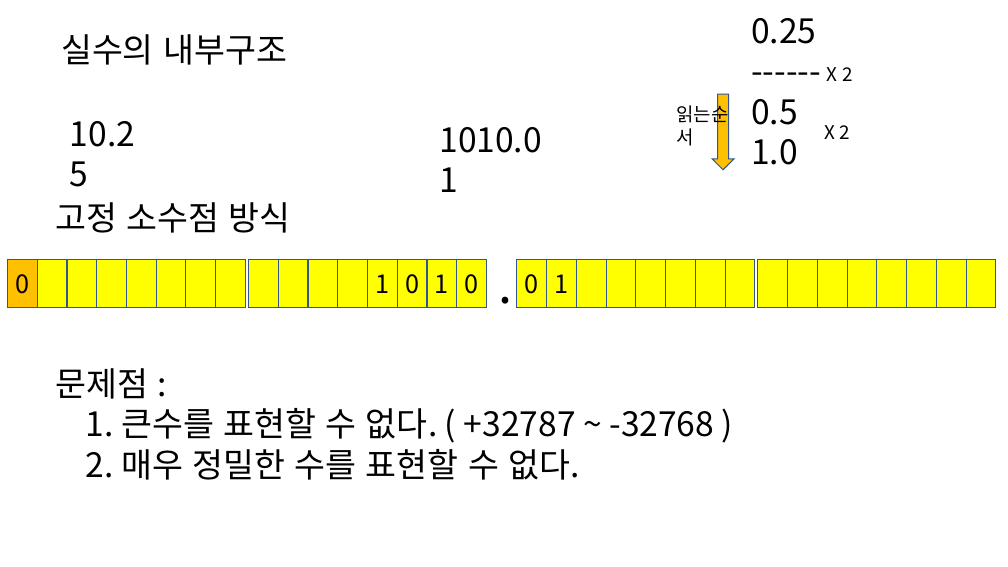
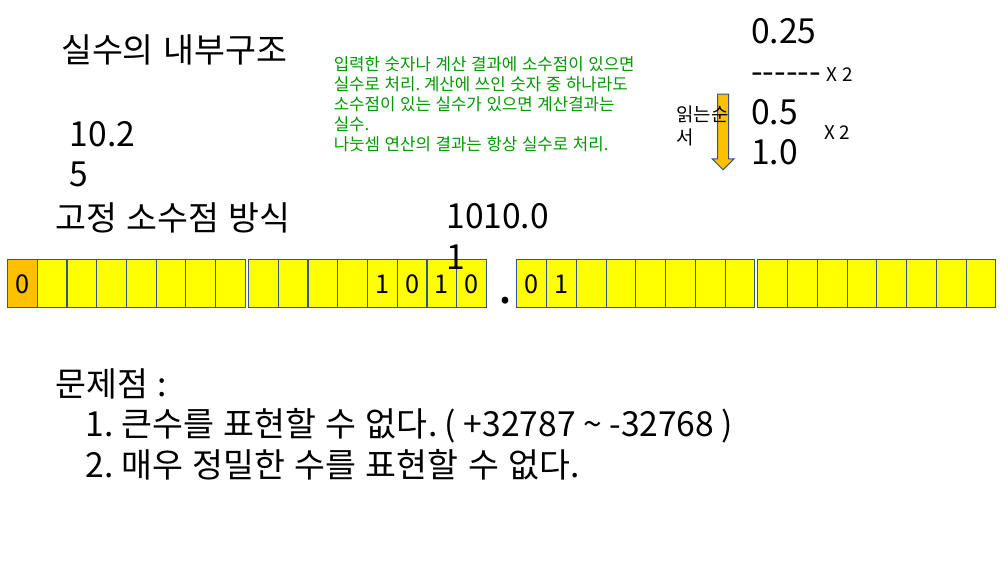
Before and after one commit to kjungmo/2020SBA_pythonAlgorithm, a slide deck: slide 1 of 파이썬.pptx. Drawn at 1008x567 pixels with LibreOffice and Linux fonts; fonts in the diff are those of the drawing. Boxes give left, top, right and bottom in pixels: in the first picture for what was removed or moved away, otherwise in the second. Text is boxed around its words. In the diff, an @@ line names an element or a change of style, - is before the commit and + after.

```diff
--- a/파이썬.pptx
+++ b/파이썬.pptx
@@ text added at (334, 56, 634, 152), 16 pt, text #009900 @@
+입력한 숫자나 계산 결과에 소수점이 있으면 실수로 처리. 계산에 쓰인 숫자 중 하나라도 소수점이 있는 실수가 있으면 계산결과는 실수.
+나눗셈 연산의 결과는 항상 실수로 처리.
@@ text "1010.01" rewrapped from (439, 127, 569, 300) to (446, 203, 569, 300) @@
```
Also in this commit, not shown: 14 other slides changed.
